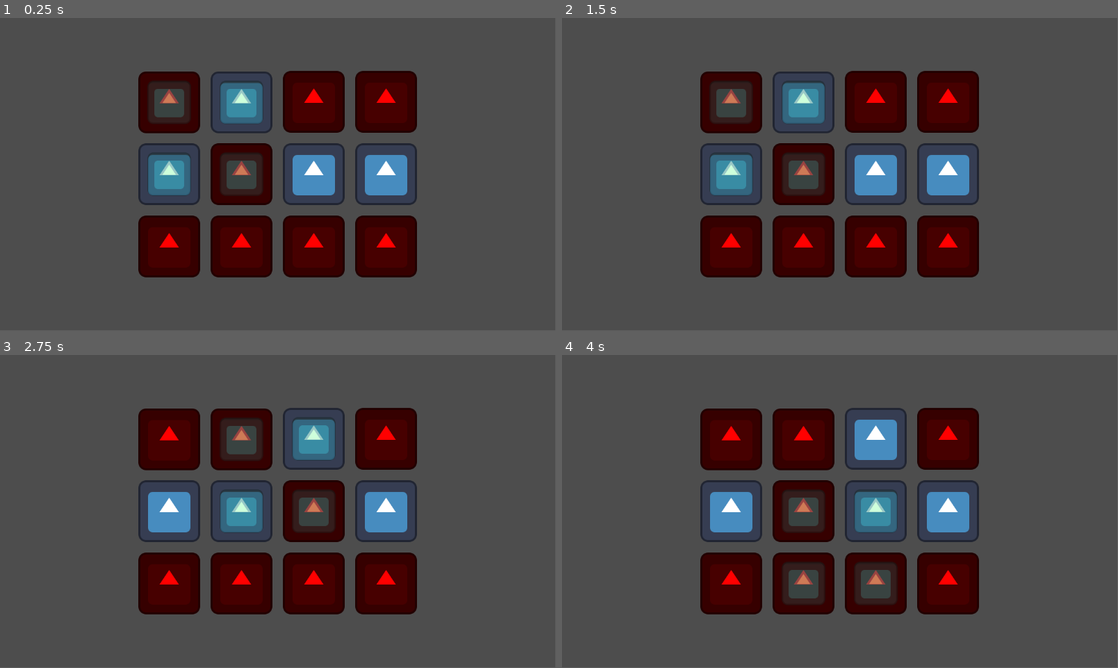
Above: before the commit, frames 1-4 (two rows, left to right).
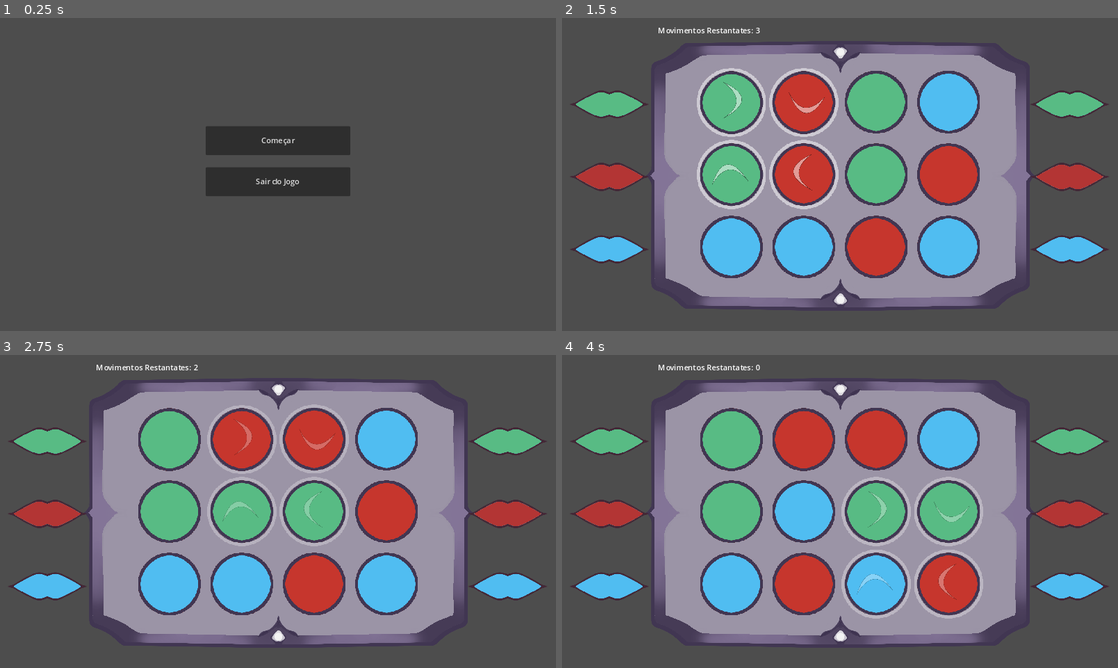
Above: after the commit, the same moments.

Repository: VirsoRaivoky/Puzzle
Game: Godot game, scene res://Menu.tscn
The game is run twice, just before and just after one commit, with the same random seed, the same clock (stepped at 60 frames per second) and the same inputs. Before the commit the project starts from res://Levels/Level1.tscn. The engine's default icon, where the game draws it, is replaced by a stand-in: a white triangle on a blue panel in a dark square.
Inputs (mouse positions are in pixels of both pictures, inside the frame that each line leads up to):
- Up to frame 1 (0.25 s): no input
- Up to frame 2 (1.5 s): click (840, 140) at 0.5 s, where only the run after the commit has a clickable "Começar"; click (717, 80) at 1.25 s, where only the run after the commit has a clickable "1"
- Up to frame 3 (2.75 s): tap Enter at 2 s; hold Right (right) from 2.03 s (still down); tap A (action) at 2.1 s
- Up to frame 4 (4 s): release Right (right) at 2.78 s; hold Down (down) 2.78-3.53 s; tap A (action) at 2.85, 3.6 s; tap S (reset) at 3.5 s; hold Right (right) from 3.53 s (still down)
In our replay, the window is 799x449 before the commit and 800x450 after it. These sizes can differ from the game's own. Grey fills any space a smaller window leaves; there, only what the larger window draws over its background counts as a difference.

The runs differ from the first frame. In frame 1, 23% of the frame differs, in the area x 24-75%, y 16-83%; in frame 2, 57%; in frame 3, 57%; in frame 4, 57%, in the area x 1-99%, y 2-93%.
Error before the commit: Out of bounds get index '5' (on base: 'Array') (res://PieceHandler.gd:58)

Commit message:
progresso

Diff:
--- /dev/null
+++ b/Global.tscn
@@ -0,0 +1,9 @@
+[gd_scene load_steps=3 format=3 uid="uid://0c5n4bk2tu4d"]
+
+[ext_resource type="Script" path="res://Scripts/Global.gd" id="1_k2c15"]
+[ext_resource type="PackedScene" uid="uid://f042pa335fga" path="res://LevelScreen.tscn" id="2_t4u1q"]
+
+[node name="Global" type="Node2D"]
+script = ExtResource("1_k2c15")
+
+[node name="Control" parent="." instance=ExtResource("2_t4u1q")]
--- /dev/null
+++ b/LevelScreen.tscn
@@ -0,0 +1,66 @@
+[gd_scene load_steps=3 format=3 uid="uid://f042pa335fga"]
+
+[ext_resource type="Script" path="res://Scripts/LevelScreen.gd" id="1_5sf6l"]
+
+[sub_resource type="LabelSettings" id="LabelSettings_scvav"]
+font_size = 50
+outline_size = 3
+outline_color = Color(0, 0, 0, 1)
+
+[node name="Control" type="Control"]
+z_index = 4
+layout_mode = 3
+anchors_preset = 15
+anchor_right = 1.0
+anchor_bottom = 1.0
+grow_horizontal = 2
+grow_vertical = 2
+script = ExtResource("1_5sf6l")
+
+[node name="ColorRect" type="ColorRect" parent="."]
+z_index = 4
+layout_mode = 0
+offset_left = 217.0
+offset_top = 30.0
+offset_right = 952.0
+offset_bottom = 538.0
+color = Color(0.576471, 0.639216, 0.737255, 1)
+
+[node name="ColorRect2" type="ColorRect" parent="."]
+z_index = 4
+layout_mode = 0
+offset_left = 230.0
+offset_top = 49.0
+offset_right = 936.0
+offset_bottom = 522.0
+color = Color(0.415686, 0.482353, 0.584314, 1)
+
+[node name="Label" type="Label" parent="."]
+z_index = 4
+layout_mode = 0
+offset_left = 458.0
+offset_top = 156.0
+offset_right = 619.0
+offset_bottom = 225.0
+label_settings = SubResource("LabelSettings_scvav")
+
+[node name="Retry" type="Button" parent="."]
+z_index = 5
+layout_mode = 0
+offset_left = 314.0
+offset_top = 385.0
+offset_right = 471.0
+offset_bottom = 445.0
+text = "Reiniciar"
+
+[node name="Next" type="Button" parent="."]
+z_index = 5
+layout_mode = 0
+offset_left = 661.0
+offset_top = 385.0
+offset_right = 818.0
+offset_bottom = 445.0
+text = "Proxímo Nivel"
+
+[connection signal="pressed" from="Retry" to="." method="_on_retry_pressed"]
+[connection signal="pressed" from="Next" to="." method="_on_next_pressed"]
--- /dev/null
+++ b/LevelSelect.gd
@@ -0,0 +1,28 @@
+extends Control
+
+
+func _on_level_1_pressed():
+	#Global.level_moves = 3
+	Global.level_index = 1
+	get_tree().change_scene_to_file("res://Levels/Level1.tscn")
+
+
+func _on_level_2_pressed():
+	#Global.level_moves = 4
+	Global.level_index = 2
+	get_tree().change_scene_to_file("res://Levels/Level1.tscn")
+
+
+func _on_level_3_pressed():
+	#Global.level_moves = 5
+	Global.level_index = 3
+	get_tree().change_scene_to_file("res://Levels/Level1.tscn")
+
+
+func _on_level_4_pressed():
+	Global.level_index = 4
+	get_tree().change_scene_to_file("res://Levels/Level1.tscn")
+
+func _on_level_5_pressed():
+	Global.level_index = 5
+	get_tree().change_scene_to_file("res://Levels/Level1.tscn")
--- /dev/null
+++ b/LevelSelect.tscn
@@ -0,0 +1,60 @@
+[gd_scene load_steps=2 format=3 uid="uid://btba6xd01nrll"]
+
+[ext_resource type="Script" path="res://LevelSelect.gd" id="1_koraf"]
+
+[node name="Control" type="Control"]
+layout_mode = 3
+anchors_preset = 15
+anchor_right = 1.0
+anchor_bottom = 1.0
+grow_horizontal = 2
+grow_vertical = 2
+size_flags_horizontal = 4
+size_flags_vertical = 4
+script = ExtResource("1_koraf")
+
+[node name="Level1" type="Button" parent="."]
+layout_mode = 0
+offset_left = 274.0
+offset_top = 90.0
+offset_right = 361.0
+offset_bottom = 173.0
+text = "1"
+
+[node name="Level2" type="Button" parent="."]
+layout_mode = 0
+offset_left = 394.0
+offset_top = 90.0
+offset_right = 481.0
+offset_bottom = 173.0
+text = "2"
+
+[node name="Level3" type="Button" parent="."]
+layout_mode = 0
+offset_left = 514.0
+offset_top = 90.0
+offset_right = 601.0
+offset_bottom = 173.0
+text = "3"
+
+[node name="Level4" type="Button" parent="."]
+layout_mode = 0
+offset_left = 634.0
+offset_top = 90.0
+offset_right = 721.0
+offset_bottom = 173.0
+text = "4"
+
+[node name="Level5" type="Button" parent="."]
+layout_mode = 0
+offset_left = 754.0
+offset_top = 90.0
+offset_right = 841.0
+offset_bottom = 173.0
+text = "5"
+
+[connection signal="pressed" from="Level1" to="." method="_on_level_1_pressed"]
+[connection signal="pressed" from="Level2" to="." method="_on_level_2_pressed"]
+[connection signal="pressed" from="Level3" to="." method="_on_level_3_pressed"]
+[connection signal="pressed" from="Level4" to="." method="_on_level_4_pressed"]
+[connection signal="pressed" from="Level5" to="." method="_on_level_5_pressed"]
--- a/Levels/Level1.tscn
+++ b/Levels/Level1.tscn
@@ -1,85 +1,128 @@
-[gd_scene load_steps=5 format=3 uid="uid://c1cmualh233lg"]
+[gd_scene load_steps=8 format=3 uid="uid://c1cmualh233lg"]
 
 [ext_resource type="PackedScene" uid="uid://n4a1yrjvc2ig" path="res://PieceHandler.tscn" id="1_t5suq"]
 [ext_resource type="PackedScene" uid="uid://cr43mahmlv3eh" path="res://Pieces.tscn" id="2_mtu6r"]
-[ext_resource type="PackedScene" uid="uid://bpug2ssvq36w6" path="res://PieceSelector.tscn" id="3_mkr45"]
-[ext_resource type="PackedScene" uid="uid://bjq8ge6bty1x3" path="res://PieceChecker.tscn" id="4_t71t7"]
+[ext_resource type="Texture2D" uid="uid://ci5ernyn02oq7" path="res://Sprites/Table.png" id="3_cuph5"]
+[ext_resource type="Texture2D" uid="uid://2re3wy3pknvs" path="res://Sprites/MarkerRing.png" id="4_2oe55"]
+[ext_resource type="Texture2D" uid="uid://ck1ff52acpuxy" path="res://Sprites/RedMarker.png" id="5_58n8g"]
+[ext_resource type="Texture2D" uid="uid://bktbajsrgdqyn" path="res://Sprites/BlueMarker.png" id="6_4u22i"]
+[ext_resource type="Texture2D" uid="uid://olo00ow285dm" path="res://Sprites/GreenMarker.png" id="7_ucf5i"]
 
 [node name="Nivel" type="Node2D"]
 
-[node name="PieceHandler" parent="." node_paths=PackedStringArray("pieces_holder", "piece_checker") instance=ExtResource("1_t5suq")]
-pieces_holder = NodePath("../Holder")
-piece_checker = NodePath("../CheckHandle")
-moves = 5
+[node name="PieceHandler" parent="." node_paths=PackedStringArray("info") instance=ExtResource("1_t5suq")]
+position = Vector2(582, 325)
+info = NodePath("../Label")
 
-[node name="Holder" type="Node2D" parent="."]
-z_index = -1
-position = Vector2(-75, -150)
+[node name="Pieces" parent="PieceHandler" instance=ExtResource("2_mtu6r")]
+position = Vector2(-225, -149)
+piece_color = 1
 
-[node name="Pieces" parent="Holder" instance=ExtResource("2_mtu6r")]
-position = Vector2(-150, 1)
+[node name="Pieces2" parent="PieceHandler" instance=ExtResource("2_mtu6r")]
+position = Vector2(-75, -149)
+piece_color = 1
+
+[node name="Pieces3" parent="PieceHandler" instance=ExtResource("2_mtu6r")]
+position = Vector2(75, -150)
 piece_color = 2
 
-[node name="Pieces2" parent="Holder" instance=ExtResource("2_mtu6r")]
-position = Vector2(0, 1)
+[node name="Pieces4" parent="PieceHandler" instance=ExtResource("2_mtu6r")]
+position = Vector2(225, -150)
+piece_color = 1
 
-[node name="Pieces3" parent="Holder" instance=ExtResource("2_mtu6r")]
-position = Vector2(150, 0)
+[node name="Pieces5" parent="PieceHandler" instance=ExtResource("2_mtu6r")]
+position = Vector2(-225, 0)
 piece_color = 2
 
-[node name="Pieces4" parent="Holder" instance=ExtResource("2_mtu6r")]
-position = Vector2(300, 0)
+[node name="Pieces6" parent="PieceHandler" instance=ExtResource("2_mtu6r")]
+position = Vector2(-75, 0)
+piece_color = 1
+
+[node name="Pieces7" parent="PieceHandler" instance=ExtResource("2_mtu6r")]
+position = Vector2(75, 0)
 piece_color = 2
 
-[node name="Pieces5" parent="Holder" instance=ExtResource("2_mtu6r")]
-position = Vector2(-150, 150)
+[node name="Pieces8" parent="PieceHandler" instance=ExtResource("2_mtu6r")]
+position = Vector2(225, 0)
 
-[node name="Pieces6" parent="Holder" instance=ExtResource("2_mtu6r")]
-position = Vector2(0, 150)
+[node name="Pieces9" parent="PieceHandler" instance=ExtResource("2_mtu6r")]
+position = Vector2(-225, 150)
 piece_color = 2
 
-[node name="Pieces7" parent="Holder" instance=ExtResource("2_mtu6r")]
-position = Vector2(150, 150)
+[node name="Pieces10" parent="PieceHandler" instance=ExtResource("2_mtu6r")]
+position = Vector2(-75, 150)
 
-[node name="Pieces8" parent="Holder" instance=ExtResource("2_mtu6r")]
-position = Vector2(300, 150)
+[node name="Pieces11" parent="PieceHandler" instance=ExtResource("2_mtu6r")]
+position = Vector2(75, 150)
 
-[node name="Pieces9" parent="Holder" instance=ExtResource("2_mtu6r")]
-position = Vector2(-150, 300)
-piece_color = 2
-
-[node name="Pieces10" parent="Holder" instance=ExtResource("2_mtu6r")]
-position = Vector2(0, 300)
-piece_color = 2
-
-[node name="Pieces11" parent="Holder" instance=ExtResource("2_mtu6r")]
-position = Vector2(150, 300)
-piece_color = 2
-
-[node name="Pieces12" parent="Holder" instance=ExtResource("2_mtu6r")]
-position = Vector2(300, 300)
-piece_color = 2
+[node name="Pieces12" parent="PieceHandler" instance=ExtResource("2_mtu6r")]
+position = Vector2(225, 150)
 
 [node name="Camera2D" type="Camera2D" parent="."]
+position = Vector2(582, 325)
 
-[node name="PieceSelector" parent="." instance=ExtResource("3_mkr45")]
-visible = false
-position = Vector2(-319, 26)
+[node name="Table" type="Sprite2D" parent="."]
+z_index = -1
+position = Vector2(583, 328)
+scale = Vector2(0.510313, 0.49125)
+texture = ExtResource("3_cuph5")
 
-[node name="CheckHandle" type="Node2D" parent="."]
+[node name="MarkerRing" type="Sprite2D" parent="Table"]
+position = Vector2(930.802, -301.272)
+rotation = 1.5708
+scale = Vector2(1.43719, 1.26829)
+texture = ExtResource("4_2oe55")
 
-[node name="PieceChecker" parent="CheckHandle" node_paths=PackedStringArray("pieces") instance=ExtResource("4_t71t7")]
-pieces = NodePath("../../Holder")
-required = 2
-last_piece = 4
+[node name="Sprite2D" type="Sprite2D" parent="Table/MarkerRing"]
+texture = ExtResource("7_ucf5i")
 
-[node name="PieceChecker2" parent="CheckHandle" node_paths=PackedStringArray("pieces") instance=ExtResource("4_t71t7")]
-pieces = NodePath("../../Holder")
-first_piece = 4
-last_piece = 8
+[node name="MarkerRing2" type="Sprite2D" parent="Table"]
+position = Vector2(930.802, 4.07135)
+rotation = 1.5708
+scale = Vector2(1.43719, 1.26829)
+texture = ExtResource("4_2oe55")
 
-[node name="PieceChecker3" parent="CheckHandle" node_paths=PackedStringArray("pieces") instance=ExtResource("4_t71t7")]
-pieces = NodePath("../../Holder")
-required = 2
-first_piece = 8
-last_piece = 12
+[node name="Sprite2D" type="Sprite2D" parent="Table/MarkerRing2"]
+texture = ExtResource("5_58n8g")
+
+[node name="MarkerRing3" type="Sprite2D" parent="Table"]
+position = Vector2(930.802, 309.415)
+rotation = 1.5708
+scale = Vector2(1.43719, 1.26829)
+texture = ExtResource("4_2oe55")
+
+[node name="Sprite2D" type="Sprite2D" parent="Table/MarkerRing3"]
+texture = ExtResource("6_4u22i")
+
+[node name="MarkerRing4" type="Sprite2D" parent="Table"]
+position = Vector2(-938.641, -301.272)
+rotation = 1.5708
+scale = Vector2(1.43719, 1.26829)
+texture = ExtResource("4_2oe55")
+
+[node name="Sprite2D" type="Sprite2D" parent="Table/MarkerRing4"]
+texture = ExtResource("7_ucf5i")
+
+[node name="MarkerRing5" type="Sprite2D" parent="Table"]
+position = Vector2(-938.64, 4.07129)
+rotation = 1.5708
+scale = Vector2(1.43719, 1.26829)
+texture = ExtResource("4_2oe55")
+
+[node name="Sprite2D" type="Sprite2D" parent="Table/MarkerRing5"]
+texture = ExtResource("5_58n8g")
+
+[node name="MarkerRing6" type="Sprite2D" parent="Table"]
+position = Vector2(-938.641, 309.415)
+rotation = 1.5708
+scale = Vector2(1.43719, 1.26829)
+texture = ExtResource("4_2oe55")
+
+[node name="Sprite2D" type="Sprite2D" parent="Table/MarkerRing6"]
+texture = ExtResource("6_4u22i")
+
+[node name="Label" type="Label" parent="."]
+offset_left = 205.0
+offset_top = 15.0
+offset_right = 363.0
+offset_bottom = 48.0
--- a/Menu.gd
+++ /dev/null
@@ -1,10 +0,0 @@
-extends Control
-
-
-# Called when the node enters the scene tree for the first time.
-func _ready():
-	pass # Replace with function body.
-
-
-func _on_start_pressed():
-	get_tree().change_scene_to_file("res://Levels/Level1.tscn")
--- a/Menu.tscn
+++ b/Menu.tscn
@@ -1,6 +1,6 @@
 [gd_scene load_steps=2 format=3 uid="uid://cveqhxji75y0m"]
 
-[ext_resource type="Script" path="res://Menu.gd" id="1_ky2ew"]
+[ext_resource type="Script" path="res://Scripts/Menu.gd" id="1_ky2ew"]
 
 [node name="Control" type="Control"]
 layout_mode = 3
@@ -28,9 +28,10 @@
 offset_bottom = -40.0
 grow_horizontal = 2
 grow_vertical = 2
-text = "Start"
+text = "Começar"
 
 [node name="Button2" type="Button" parent="."]
+visible = false
 layout_mode = 1
 anchors_preset = 8
 anchor_left = 0.5
@@ -53,11 +54,13 @@
 anchor_right = 0.5
 anchor_bottom = 0.5
 offset_left = -150.0
-offset_top = 40.0
+offset_top = -15.0
 offset_right = 150.0
-offset_bottom = 100.0
+offset_bottom = 45.0
 grow_horizontal = 2
 grow_vertical = 2
-text = "Quit"
+text = "Sair do Jogo"
 
 [connection signal="pressed" from="Start" to="." method="_on_start_pressed"]
+[connection signal="pressed" from="Button2" to="." method="_on_button_2_pressed"]
+[connection signal="pressed" from="Button3" to="." method="_on_button_3_pressed"]
--- a/PieceChecker.gd
+++ /dev/null
@@ -1,15 +0,0 @@
-extends Node2D
-
-@export var pieces: Node2D
-
-@export var required: int
-@export var first_piece: int
-@export var last_piece: int
-var piece_set: Array
-
-func check(row: Array) -> bool:
-
-	var require_value = required
-	for i in row:
-		if i.piece_color != require_value: return false
-	return true
--- a/PieceChecker.tscn
+++ /dev/null
@@ -1,6 +0,0 @@
-[gd_scene load_steps=2 format=3 uid="uid://bjq8ge6bty1x3"]
-
-[ext_resource type="Script" path="res://PieceChecker.gd" id="1_lyn0u"]
-
-[node name="PieceChecker" type="Node2D"]
-script = ExtResource("1_lyn0u")
--- a/PieceHandler.tscn
+++ b/PieceHandler.tscn
@@ -1,6 +1,6 @@
 [gd_scene load_steps=2 format=3 uid="uid://n4a1yrjvc2ig"]
 
-[ext_resource type="Script" path="res://PieceHandler.gd" id="1_ovwwe"]
+[ext_resource type="Script" path="res://Scripts/PieceHandler.gd" id="1_ovwwe"]
 
 [node name="PieceHandler" type="Node2D"]
 script = ExtResource("1_ovwwe")
--- a/PieceSelector.tscn
+++ b/PieceSelector.tscn
@@ -1,11 +1,19 @@
-[gd_scene load_steps=2 format=3 uid="uid://bpug2ssvq36w6"]
+[gd_scene load_steps=4 format=3 uid="uid://bpug2ssvq36w6"]
 
-[ext_resource type="Texture2D" uid="uid://b10reesqcndss" path="res://icon.svg" id="1_6kif1"]
+[ext_resource type="Script" path="res://Scripts/PieceSelector.gd" id="1_yf4e5"]
+[ext_resource type="Texture2D" uid="uid://douyk7derlba7" path="res://Sprites/Selector.png" id="2_jhxbr"]
+[ext_resource type="Texture2D" uid="uid://cj4lbj5cq054u" path="res://Sprites/Indicator.png" id="3_w7amq"]
 
 [node name="PieceSelector" type="Node2D"]
+script = ExtResource("1_yf4e5")
 
 [node name="Sprite2D" type="Sprite2D" parent="."]
-modulate = Color(0.596078, 1, 0.705882, 0.478431)
+modulate = Color(1, 1, 1, 0.67451)
 z_index = 1
-scale = Vector2(0.7, 0.7)
-texture = ExtResource("1_6kif1")
+scale = Vector2(1.1, 1.1)
+texture = ExtResource("2_jhxbr")
+
+[node name="Indicator" type="Sprite2D" parent="Sprite2D"]
+z_index = 3
+scale = Vector2(0.3, 0.3)
+texture = ExtResource("3_w7amq")
--- a/Pieces.gd
+++ /dev/null
@@ -1,19 +0,0 @@
-extends Node2D
-class_name Pieces
-
-@export_enum("Blue", "Green", "Red") var piece_color: int
-@onready var color_red: Sprite2D = $Sprites/Red
-@onready var color_blue: Sprite2D = $Sprites/Blue
-
-var board_position: int
-var is_selected: bool = false
-
-
-# Called when the node enters the scene tree for the first time.
-func _ready():
-	if piece_color == 2:
-		color_red.visible = true
-		color_blue.visible = false
-	if piece_color == 0:
-		color_red.visible = false
-		color_blue.visible = true
--- a/Pieces.tscn
+++ b/Pieces.tscn
@@ -1,16 +1,17 @@
 [gd_scene load_steps=3 format=3 uid="uid://cr43mahmlv3eh"]
 
-[ext_resource type="Script" path="res://Pieces.gd" id="1_y8e4d"]
-[ext_resource type="Texture2D" uid="uid://b10reesqcndss" path="res://icon.svg" id="2_npev4"]
+[ext_resource type="Script" path="res://Scripts/Pieces.gd" id="1_y8e4d"]
+[ext_resource type="Texture2D" uid="uid://u6meppqs7qnc" path="res://Sprites/Ring.png" id="3_noo1x"]
 
 [node name="Pieces" type="Node2D"]
 script = ExtResource("1_y8e4d")
 
 [node name="Sprites" type="Node2D" parent="."]
 
-[node name="Blue" type="Sprite2D" parent="Sprites"]
-texture = ExtResource("2_npev4")
+[node name="Sprite2D" type="Sprite2D" parent="Sprites"]
 
-[node name="Red" type="Sprite2D" parent="Sprites"]
-modulate = Color(1, 0, 0, 1)
-texture = ExtResource("2_npev4")
+[node name="Ring" type="Node2D" parent="."]
+z_index = 1
+
+[node name="Sprite2D" type="Sprite2D" parent="Ring"]
+texture = ExtResource("3_noo1x")
--- /dev/null
+++ b/Scripts/Global.gd
@@ -0,0 +1,30 @@
+extends Node
+
+var level_screen
+var level_moves: int
+var level_index: int = 1
+
+var level1: Array = [1, 2, 1 ,0 , 1, 2, 1, 2, 0, 0, 2, 0]
+var level2: Array = [1, 2, 1, 2, 1, 2, 0, 0, 0, 2, 1, 0]
+var level3: Array = [1, 1, 1, 2, 2, 2, 0, 2, 1, 0, 0, 0]
+var level4: Array = [1, 1, 2, 0, 1, 1, 2, 2, 0, 2, 0, 0]
+var level5: Array = [2, 2, 2, 0, 1, 1, 1, 0, 0, 2, 1, 0]
+
+func get_level_set():
+
+	match level_index:
+		1:
+			level_moves = 3
+			return level1
+		2:
+			level_moves = 4
+			return level2
+		3:
+			level_moves = 5
+			return level3
+		4:
+			level_moves = 5
+			return level4
+		5:
+			level_moves = 6
+			return level5
--- /dev/null
+++ b/Scripts/LevelScreen.gd
@@ -0,0 +1,32 @@
+extends Control
+
+signal level_completed
+signal level_retry
+@onready var label = $Label
+
+# Called when the node enters the scene tree for the first time.
+func _ready():
+	Global.level_screen = self
+	hide()
+	connect("level_completed", Callable(self, "_on_level_completed"))
+
+
+func _on_level_completed():
+	show()
+	label.text = "Finalizado!"
+
+
+func on_level_retry():
+	get_tree().change_scene_to_file("res://Levels/Level1.tscn")
+
+
+func _on_retry_pressed():
+	hide()
+	get_tree().change_scene_to_file("res://Levels/Level1.tscn")
+
+
+func _on_next_pressed():
+	hide()
+	var actual_index = Global.level_index
+	Global.level_index = actual_index + 1
+	get_tree().change_scene_to_file("res://Levels/Level1.tscn")
--- /dev/null
+++ b/Scripts/Menu.gd
@@ -0,0 +1,20 @@
+extends Control
+
+
+# Called when the node enters the scene tree for the first time.
+func _ready():
+	pass # Replace with function body.
+
+
+func _on_start_pressed():
+	get_tree().change_scene_to_file("res://LevelSelect.tscn")
+
+
+func _on_button_2_pressed():
+	pass
+	#Global.level_index = 2
+	#get_tree().change_scene_to_file("res://Levels/Level1.tscn")
+
+
+func _on_button_3_pressed():
+	get_tree().quit()
--- a/PieceHandler.gd
+++ b/Scripts/PieceHandler.gd
@@ -1,49 +1,56 @@
 extends Node2D
 
-@export var pieces_holder: Node2D
-@export var piece_checker: Node2D
-@onready var sele = preload("res://PieceSelector.tscn")
+@onready var selector = preload("res://PieceSelector.tscn")
+@export var info: Label
 
-
-var initial_pieces: Array
+var moves: int
+var index: int
 var pieces: Array
-var index: int
-@export var moves: int
-var max_size: int
-
 
 var selector_l1
 var selector_l2
 var selector_r1
 var selector_r2
-var init: Array
 
 func _ready():
-	initial_pieces = pieces_holder.get_children()
-	pieces = initial_pieces
+	setup_game()
 
-	max_size = pieces.size() - 1
 	spawn_selectors()
 
-func _process(delta):
-
-	move_selector()
+func _process(_delta)-> void:
 	inputs()
 	change_position()
 
-	if Input.is_action_just_pressed("reset"):
-		print("reset")
-		pieces = init
+	info.text = "Movimentos Restantates: " + str(moves)
+
+	if moves <= 0:
+		await get_tree().create_timer(0.4).timeout
+		if check_piece(0, 4, 1) and check_piece(4, 8, 2) and check_piece(8, 12, 0):
+			Global.level_screen.level_completed.emit()
+		else:
+			get_tree().change_scene_to_file("res://Levels/Level1.tscn")
+
+
+func setup_game():
+
+	var current_level = Global.get_level_set()
+	moves = Global.level_moves
+	pieces = get_children()
+
+	for i in range(min(pieces.size(), current_level.size())):
+		pieces[i].set_color(current_level[i])
+
 
 func inputs():
+	move_selector()
+
 	if Input.is_action_just_pressed("right"):
-		if index > -1 and index < 2 or index > 3 and index < 6:
+		if index >= 0  and index < 2 or index > 3 and index < 6:
 			index += 1
 
 	if Input.is_action_just_pressed("left"):
 		if index > 0 and index < 3 or index > 4 and index < 7:
 			index += -1
-
 
 	if Input.is_action_just_pressed("up") and index > 3:
 		index -= 4
@@ -53,14 +60,10 @@
 
 
 func move_selector():
-	var selectors = get_children()
-
 	selector_l1.global_position = pieces[index].global_position
 	selector_l2.global_position = pieces[index+1].global_position
 	selector_r1.global_position = pieces[index+4].global_position
 	selector_r2.global_position = pieces[index+5].global_position
-
-
 
 
 func change_position():
@@ -73,10 +76,7 @@
 
 		moves -= 1
 
-		var tween = get_tree().create_tween()
-		var tween2 = get_tree().create_tween()
-		var tween3 = get_tree().create_tween()
-		var tween4 = get_tree().create_tween()
+		var tween = get_tree().create_tween().set_parallel(true)
 
 		var temp_position1 = piece1.position
 		var temp_position2 = piece2.position
@@ -84,29 +84,30 @@
 		var temp_position4 = piece4.position
 
 		tween.tween_property(piece1, 'position', temp_position2, 0.1)
-		tween2.tween_property(piece2, 'position', temp_position4, 0.1)
-		tween3.tween_property(piece3, 'position', temp_position1, 0.1)
-		tween4.tween_property(piece4, 'position', temp_position3, 0.1)
+		tween.tween_property(piece2, 'position', temp_position4, 0.1)
+		tween.tween_property(piece3, 'position', temp_position1, 0.1)
+		tween.tween_property(piece4, 'position', temp_position3, 0.1)
 
 		pieces[index] = piece3
 		pieces[index+1] = piece1
 		pieces[index+4] = piece4
 		pieces[index+5]	= piece2
 
-		if check_piece(0, 4, 2) and check_piece(4, 8, 0) and check_piece(8, 12, 2):
-			print("venceu!!!!")
-
 
 func spawn_selectors()->void:
-	selector_l1 = sele.instantiate()
-	selector_l2 = sele.instantiate()
-	selector_r1 = sele.instantiate()
-	selector_r2 = sele.instantiate()
+	selector_l1 = selector.instantiate()
+	selector_l2 = selector.instantiate()
+	selector_r1 = selector.instantiate()
+	selector_r2 = selector.instantiate()
 
 	selector_l1.position = pieces[0].position
+	selector_l1.direction = 0
 	selector_l2.position = pieces[1].position
+	selector_l2.direction = 3
 	selector_r1.position = pieces[4].position
+	selector_r1.direction = 2
 	selector_r2.position = pieces[5].position
+	selector_r2.direction = 1
 
 	add_child(selector_l1)
 	add_child(selector_l2)
--- /dev/null
+++ b/Scripts/PieceSelector.gd
@@ -0,0 +1,34 @@
+extends Node2D
+
+@onready var indicator: Sprite2D = $Sprite2D/Indicator
+var direction: int = 0
+
+func _ready():
+	var tween = get_tree().create_tween()
+	animation_loop(tween)
+	switch_indicator()
+
+
+func animation_loop(tween):
+
+	tween.tween_property($Sprite2D, "modulate", Color(1, 1, 1, 0.2), 0.5)
+	tween.tween_property($Sprite2D, "modulate", Color(1, 1, 1, 0.6), 0.5)
+
+	tween.connect("finished", Callable(self, "_on_tween_finished"))
+
+
+func _on_tween_finished():
+	var tween = get_tree().create_tween()
+	animation_loop(tween)
+
+
+func switch_indicator():
+
+	if direction == 0:
+		return
+	elif direction == 1:
+		indicator.flip_h = true
+	elif direction == 2:
+		indicator.rotate(80)
+	elif direction == 3:
+		indicator.rotate(-80)
--- /dev/null
+++ b/Scripts/Pieces.gd
@@ -0,0 +1,23 @@
+extends Node2D
+class_name Pieces
+
+@export_enum("Blue", "Green", "Red") var piece_color: int
+@onready var color: Sprite2D = $Sprites/Sprite2D
+
+func set_color(color_type):
+
+	color.scale = Vector2(0.5,0.5)
+
+	match color_type:
+		0:
+			color_type = 0
+			piece_color = 0
+			color.texture = load("res://Sprites/Blue.png")
+		1:
+			color_type = 1
+			piece_color = 1
+			color.texture = load("res://Sprites/Green.png")
+		2:
+			color_type = 2
+			piece_color = 2
+			color.texture = load("res://Sprites/Red.png")
--- a/project.godot
+++ b/project.godot
@@ -11,9 +11,17 @@
 [application]
 
 config/name="Puzzlle"
-run/main_scene="res://Levels/Level1.tscn"
+run/main_scene="res://Menu.tscn"
 config/features=PackedStringArray("4.2", "GL Compatibility")
 config/icon="res://icon.svg"
+
+[autoload]
+
+Global="*res://Global.tscn"
+
+[display]
+
+window/stretch/mode="canvas_items"
 
 [input]
 
@@ -50,5 +58,6 @@
 
 [rendering]
 
+textures/canvas_textures/default_texture_filter=0
 renderer/rendering_method="gl_compatibility"
 renderer/rendering_method.mobile="gl_compatibility"
Binary file added: Sprites/Blue.png
Not shown, added: Sprites/Blue.png.import
Binary file added: Sprites/BlueMarker.png
Not shown, added: Sprites/BlueMarker.png.import
Binary file added: Sprites/Enfeite.png
Not shown, added: Sprites/Enfeite.png.import
Binary file added: Sprites/Green.png
Not shown, added: Sprites/Green.png.import
Binary file added: Sprites/GreenMarker.png
Not shown, added: Sprites/GreenMarker.png.import
Binary file added: Sprites/Indicator.png
Not shown, added: Sprites/Indicator.png.import
(and 16 more such lines)
